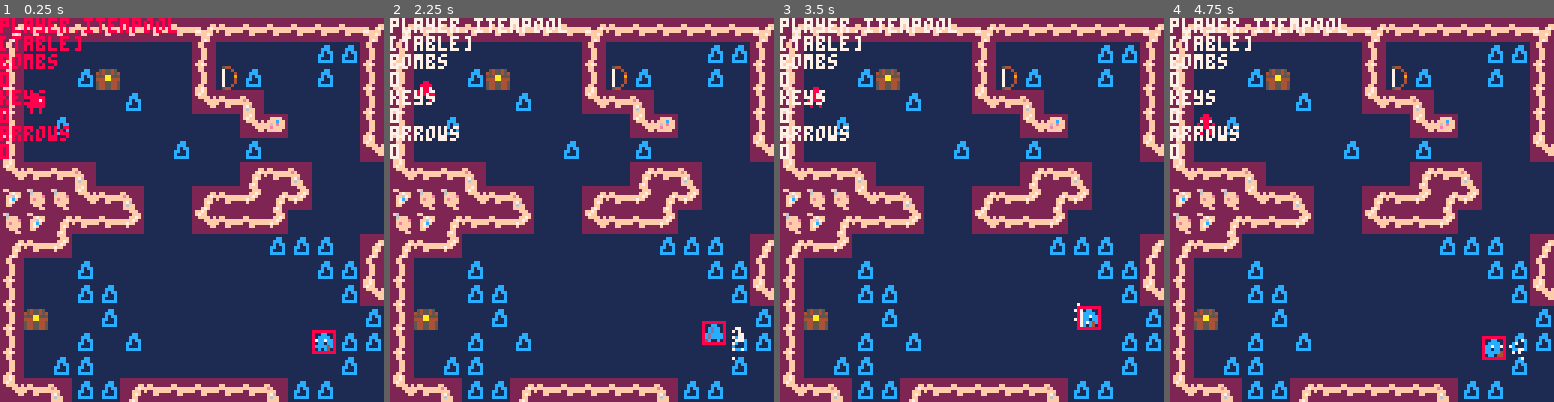
Above: before the commit, frames 1-4 (left to right).
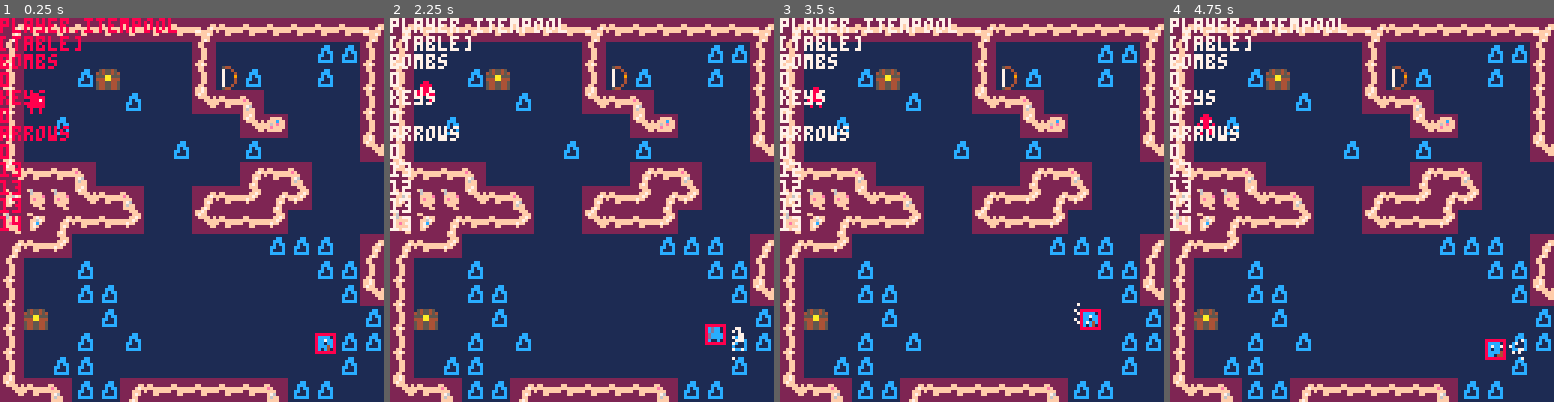
Above: after the commit, the same moments.

Repository: s-france/pico8GameS
Game: PICO-8 cartridge squid.p8
Same seed, same stepped clock (60 frames per second), same inputs: the game is played once before the commit and once after it.
Inputs:
- Up to frame 1 (0.25 s): no input
- Up to frame 2 (2.25 s): tap X (X key) at 0.33, 1.07, 1.85 s; tap O (Z key) at 0.7, 1.7, 2.1 s; hold Right 1.6-2.1 s; hold Up from 2.15 s (still down)
- Up to frame 3 (3.5 s): release Up at 2.42 s; hold Right 2.47-3.03 s; tap O (Z key) at 2.5, 2.9, 3.3 s; tap X (X key) at 2.97 s; hold Left from 3.08 s (still down)
- Up to frame 4 (4.75 s): release Left at 3.58 s; hold Down 3.63-3.97 s; tap O (Z key) at 3.7, 4.1, 4.5 s; hold Right 4.02-4.68 s; tap X (X key) at 4.08 s; hold Up from 4.73 s (still down)

The runs differ from the first frame. In frame 1, 0.6% of the frame differs, in the area x 0-88%, y 37-88%; in frame 2, 0.6%; in frame 3, 0.6%, in the area x 0-84%, y 37-82%; in frame 4, 0.6%.

Commit message:
hitbox - world collision

Diff:
--- a/squid.p8
+++ b/squid.p8
@@ -77,6 +77,12 @@
 	print("arrows")
 	print(player.resources.arrows)
 
+	local topx, topy = map_cell(player.hb.left-1,player.hb.top-1)
+	print(topx)
+	print(topy)
+	local botx, boty = map_cell(player.hb.left-1,player.hb.bot+1)
+	print(botx)
+	print(boty)
 
 	foreach(hitboxes, draw_hitbox)
 
@@ -117,7 +123,7 @@
 
 
 	--player hurtbox, tag = 0
- add_hitbox(0, 4,4, 7,7, -1, player)
+ player.hb = add_hitbox(0, 4,4, 6,6, -1, player)
 
 end
 
@@ -143,7 +149,7 @@
 	// btn press are both true,
 	// the player can move
 
-	if(btn(0) and not collisions(player).l) then
+	if(btn(0) and not mapcollisions(player.hb).l) then
 		player.dx =-1
 		player.x += player.dx
 		--player.face = 0
@@ -153,7 +159,7 @@
 	// here, if the collisons and
 	// btn press are both true,
 	// the player can move
-	if(btn(1) and not collisions(player).r) then
+	if(btn(1) and not mapcollisions(player.hb).r) then
 		player.dx =1
 		player.x += player.dx
 		--player.face = 1
@@ -163,7 +169,7 @@
 	// here, if the collisons and
 	// btn press are both true,
 	// the player can move
-	if(btn(2) and not collisions(player).t) then
+	if(btn(2) and not mapcollisions(player.hb).t) then
 		player.dy =-1
 		player.y += player.dy
 		--player.face = 2
@@ -173,7 +179,7 @@
 	// here, if the collisons and
 	// btn press are both true,
 	// the player can move
-	if(btn(3) and not collisions(player).b) then
+	if(btn(3) and not mapcollisions(player.hb).b) then
 		player.dy =1
 		player.y += player.dy
 		--player.face = 3
@@ -793,15 +799,60 @@
 	cols.b = false
 	cols.br = false
 
+
 	--left collisions
-	if hb.left % 8 == 0 then
-
-	end
-…(5 lines of a section not shown)…
+	local topx, topy = map_cell(hb.left-1,hb.top)
+	local botx, boty = map_cell(hb.left-1,hb.bot)
+
+	for y=boty, topy, -1 do
+		if fget(mget(topx, y), 0) then
+			cols.l = true
+		end
+	end
+ --if cols.tl or cols.bl then
+ 	--cols.l = true
+ --end
+
+ --right collisions
+	local topx, topy = map_cell(hb.right+1,hb.top)
+	local botx, boty = map_cell(hb.right+1,hb.bot)
+
+	for y=boty, topy, -1 do
+		if fget(mget(topx, y), 0) then
+			cols.r = true
+		end
+	end
+
+	--top collisions
+	local leftx, lefty = map_cell(hb.left,hb.top-1)
+	local rightx, righty = map_cell(hb.right,hb.top-1)
+
+	for x=rightx, leftx, -1 do
+		if fget(mget(x, lefty), 0) then
+			cols.t = true
+		end
+	end
+
+	--bottom collisions
+	local leftx, lefty = map_cell(hb.left,hb.bot+1)
+	local rightx, righty = map_cell(hb.right,hb.bot+1)
+
+	for x=rightx, leftx, -1 do
+		if fget(mget(x, lefty), 0) then
+			cols.b = true
+		end
+	end
+
+	--diagonals
+	local tlx, tly = map_cell(hb.left-1,hb.top-1)
+	local trx, try = map_cell(hb.right+1,hb.top-1)
+	local blx, bly = map_cell(hb.left-1,hb.bot+1)
+	local brx, bry = map_cell(hb.right+1,hb.bot+1)
+…(4 lines of a section not shown)…
+	return cols
 end
 
 function collisions(obj)
@@ -903,13 +954,22 @@
 		hitbox.mapposx = parent.mapposx
 		hitbox.mapposy = parent.mapposy
 
-		hitbox.left = hitbox.x+hitbox.parent.x -(.5*hitbox.xlen)
-		hitbox.right = hitbox.x+hitbox.parent.x +(.5*hitbox.xlen)
-		hitbox.top = hitbox.y+hitbox.parent.y -(.5*hitbox.ylen)
-		hitbox.bot = hitbox.y+hitbox.parent.y+(.5*hitbox.ylen)
-	end
+		--hb pos offset from parent x,y pos
+		hitbox.xoff = x
+		hitbox.yoff = y
+
+ 	hitbox.x = hitbox.xoff+hitbox.parent.x
+ 	hitbox.y = hitbox.yoff+hitbox.parent.y
+	end
+
+	--coordinates of the hb edges
+	hitbox.left = hitbox.x-(.5*hitbox.xlen)
+	hitbox.right = hitbox.x+(.5*hitbox.xlen)
+	hitbox.top = hitbox.y-(.5*hitbox.ylen)
+	hitbox.bot = hitbox.y+(.5*hitbox.ylen)
 
 	add(hitboxes, hitbox)
+	return hitbox
 end
 
 function update_hitbox(hb)
@@ -931,10 +991,14 @@
 		hb.mapposx = hb.parent.mapposx
 		hb.mapposy = hb.parent.mapposy
 
-		hb.left = hb.x+hb.parent.x -(.5*hb.xlen)
-		hb.right = hb.x+hb.parent.x +(.5*hb.xlen)
-		hb.top = hb.y+hb.parent.y -(.5*hb.ylen)
-		hb.bot = hb.y+hb.parent.y+(.5*hb.ylen)
+		hb.x = hb.xoff+hb.parent.x
+ 	hb.y = hb.yoff+hb.parent.y
+
+		--coordinates of the hb edges
+		hb.left = hb.x-(.5*hb.xlen)
+		hb.right = hb.x+(.5*hb.xlen)
+		hb.top = hb.y-(.5*hb.ylen)
+		hb.bot = hb.y+(.5*hb.ylen)
 	end
 
 
@@ -965,38 +1029,6 @@
 	//npcfuncwhendone(face)
 
 	pickup_item(face)
-
-	//items
-	--[[local temp = 0
-	if (player.face == 1) then
-	 temp = mget(xest(player.x/8),yest(player.y/8-1))
-		if temp == 42 then
-		 player.interaction = true
-		 player.bow = 1
-		 mset(xest(player.x/8),yest(player.y/8-1),0)
-		end
-	elseif (player.face == 3) then
-	 temp = mget(xest(player.x/8-1),yest(player.y/8))
-	 if temp == 42 then
-	 	player.interaction = true
-	 	player.bow = 1
-	 	mset(xest(player.x/8-1),yest(player.y/8),0)
-	 end
-	elseif (player.face == 4) then
-	 temp = mget(xest(player.x/8+1),yest(player.y/8))
-	 if temp == 42 then
-	  player.interaction = true
-	 	player.bow = 1
-	 	mset(xest(player.x/8+1),yest(player.y/8),0)
-	 end
-	elseif (player.face == 6) then
-	 temp = mget(xest(player.x/8),yest(player.y/8+1))
-	 if temp == 42 then
-	 	player.interaction = true
-	 	player.bow = 1
-	 	mset(xest(player.x/8),yest(player.y/8+1),0)
-	 end
-	--end]]
 end
 
 --returns the map cell containing x,y
